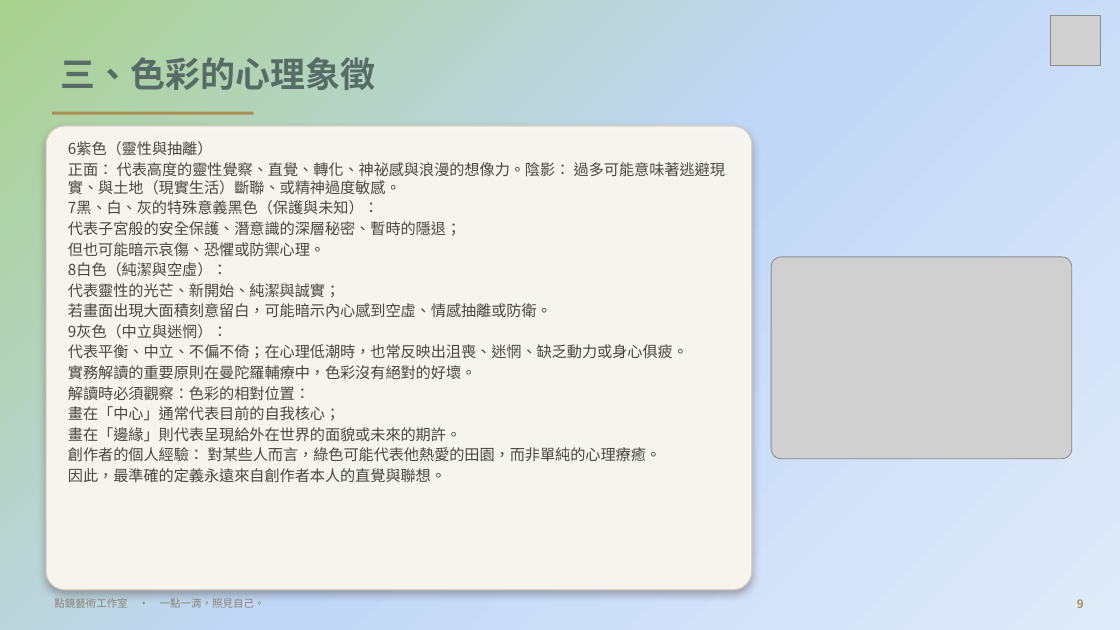
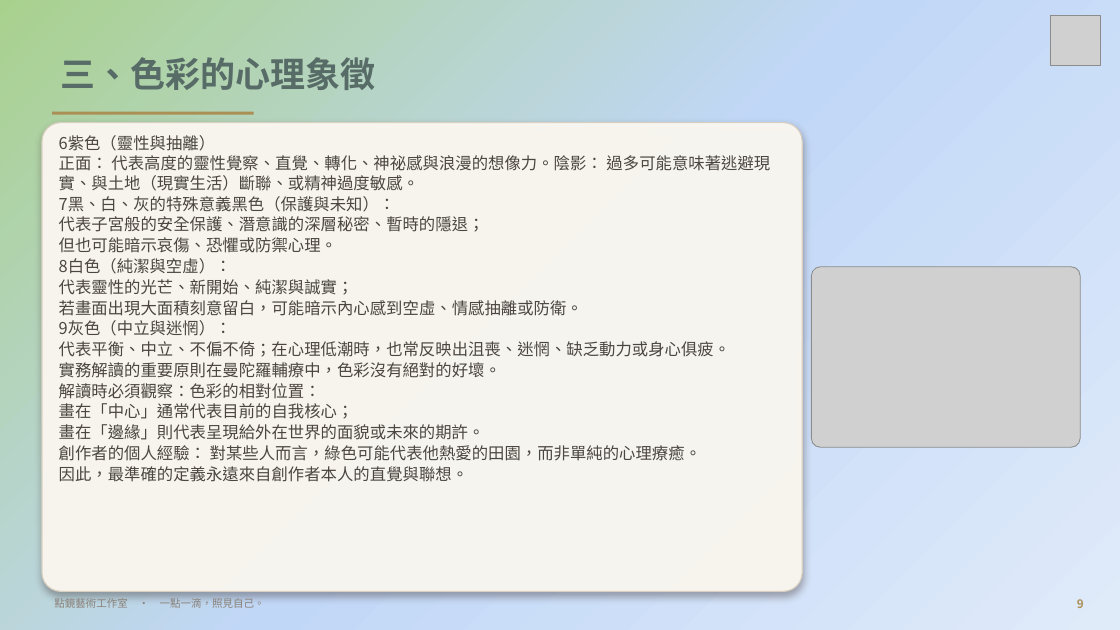
Before and after one commit to serina168/mandala-beginner, a slide deck: slide 9 of 繽紛五感體驗曼陀羅書籤畫_課程大綱.pptx. Drawn at 1120x630 pixels with LibreOffice and Linux fonts; fonts in the diff are those of the drawing; grey boxes stand for pictures; background and template pictures are left out. Boxes give left, top, right and bottom in pixels: in the first picture for what was removed or moved away, otherwise in the second. Text is boxed around its words. In the diff, an @@ line names an element or a change of style, - is before the commit and + after.

```diff
--- a/繽紛五感體驗曼陀羅書籤畫_課程大綱.pptx
+++ b/繽紛五感體驗曼陀羅書籤畫_課程大綱.pptx
@@ rounded rectangle: place and size @@
-rounded rectangle at [46, 126, 752, 590]
+rounded rectangle at [42, 123, 802, 592]
@@ text "6紫色（靈性與抽離）" at [59, 135, 770, 482]: size 13 to 14 pt; less space between paragraphs @@
@@ picture: place and size @@
-picture at [771, 257, 1072, 459]
+picture at [812, 267, 1081, 448]
```
Also in this commit, not shown: 8 other slides changed, 1 other file.
